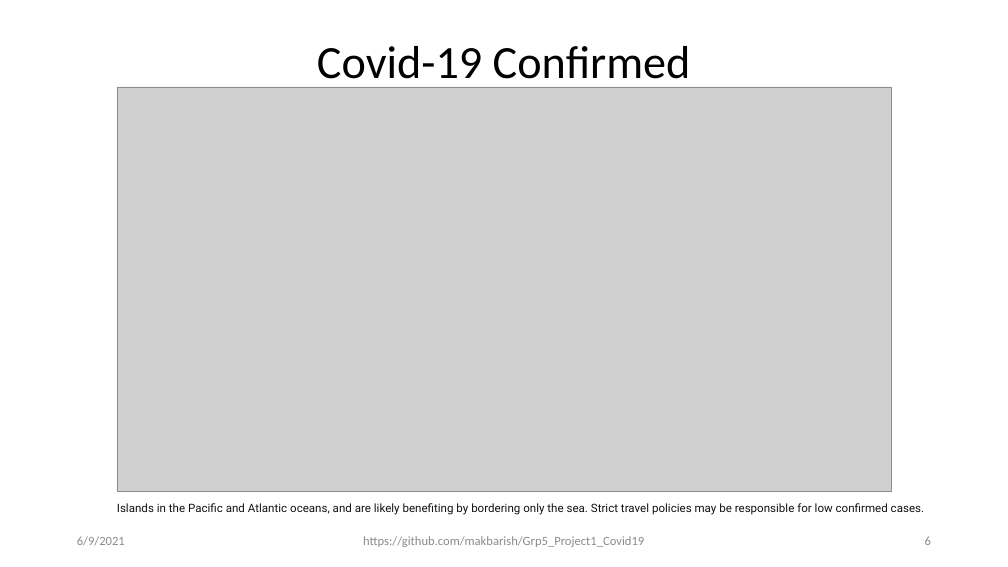
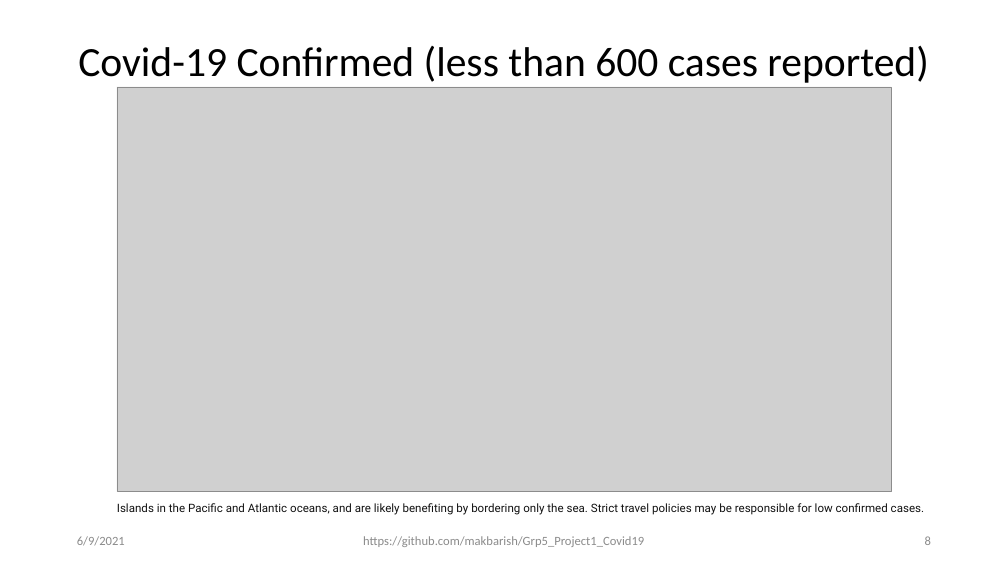
Before and after one commit to makbarish/Grp5_Project1_Covid19, a slide deck: slide 8 of Clay/Novel_Corona_Virus_2019.pptx (slide 6 before the commit). Drawn at 1008x567 pixels with LibreOffice and Linux fonts; fonts in the diff are those of the drawing; grey boxes stand for pictures. Boxes give left, top, right and bottom in pixels: in the first picture for what was removed or moved away, otherwise in the second. Text is boxed around its words. In the diff, an @@ line names an element or a change of style, - is before the commit and + after.

```diff
--- a/Clay/Novel_Corona_Virus_2019.pptx
+++ b/Clay/Novel_Corona_Virus_2019.pptx
@@ title at bbox=[78, 45, 928, 83]: text changed; size 44 to 39.6 pt @@
-Covid-19 Confirmed
+Covid-19 Confirmed (less than 600 cases reported)
```
Also in this commit, not shown: 7 other slides changed, 2 slides added, 1 other file.
